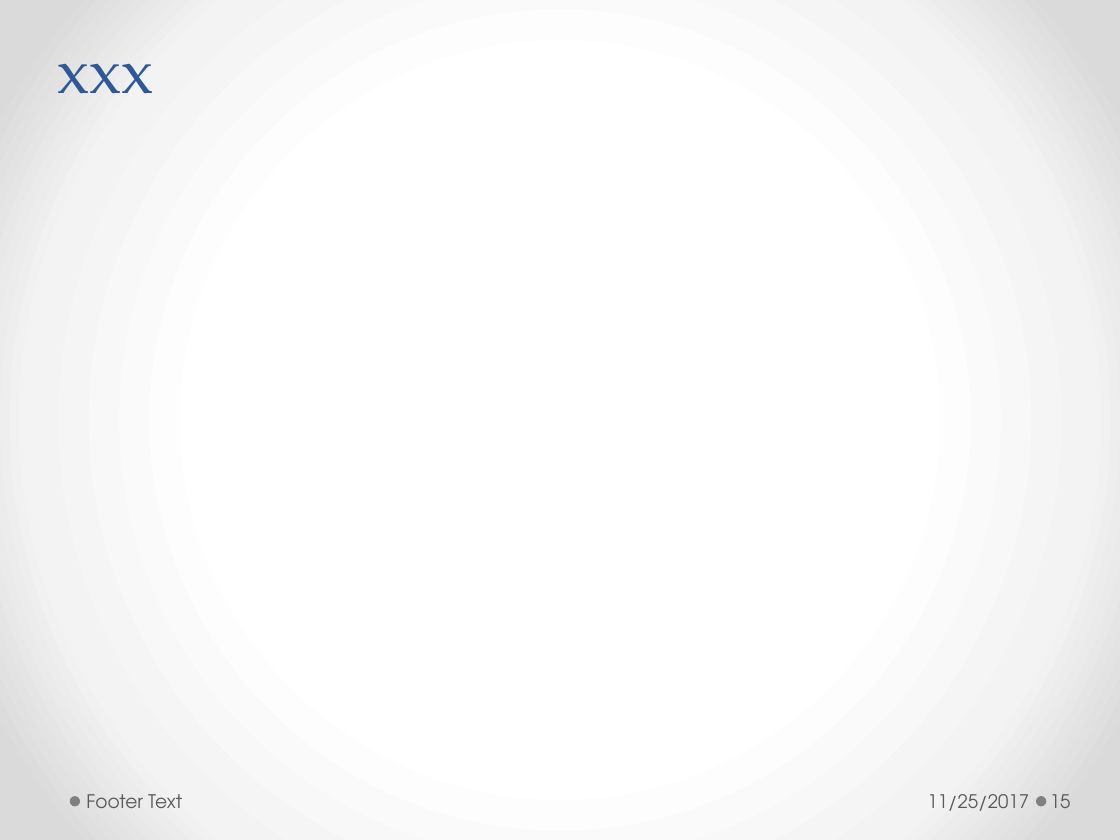
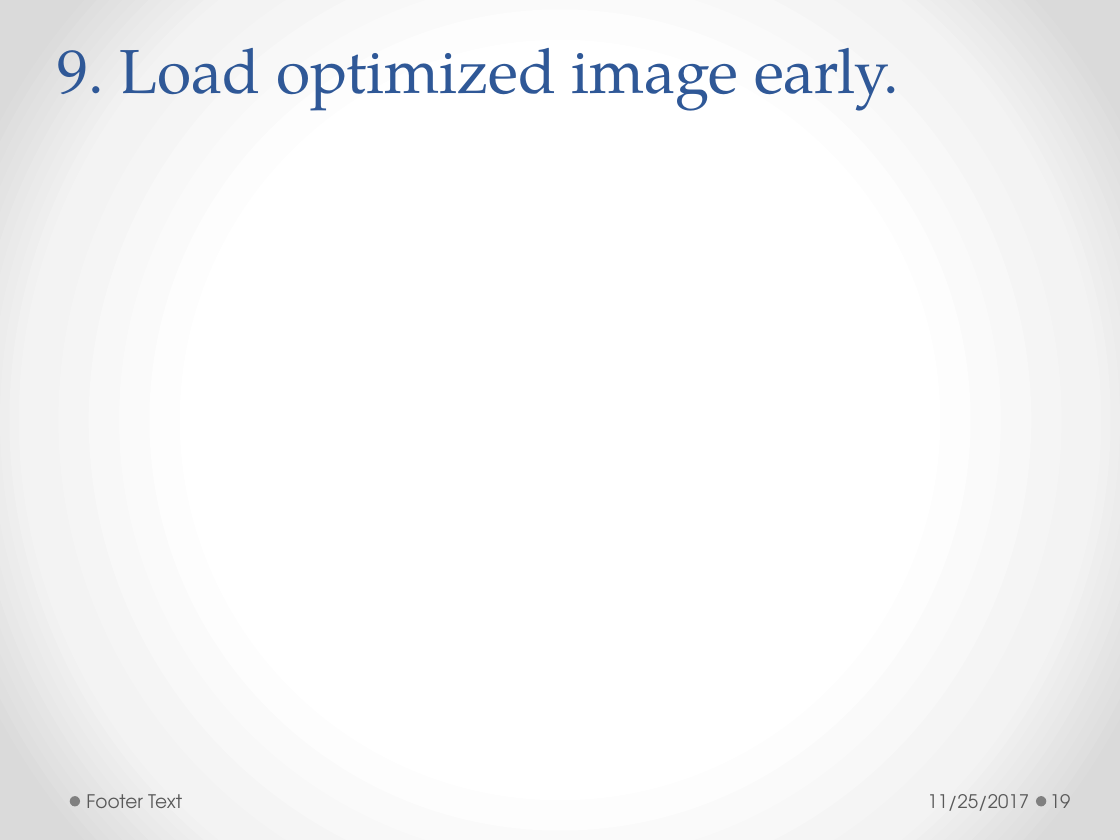
Before and after one commit to h-t-tran/brown, a slide deck: slide 19 of web-pg-performance/webpgperformance.pptx (slide 15 before the commit). Drawn at 1120x840 pixels with LibreOffice and Linux fonts; fonts in the diff are those of the drawing. Boxes give left, top, right and bottom in pixels: in the first picture for what was removed or moved away, otherwise in the second. Text is boxed around its words. In the diff, an @@ line names an element or a change of style, - is before the commit and + after.

Commit message:
update  slides

```diff
--- a/web-pg-performance/webpgperformance.pptx
+++ b/web-pg-performance/webpgperformance.pptx
@@ title at bbox=[58, 48, 899, 111]: text changed @@
-xxx
+9. Load optimized image early.
@@ page number at bbox=[1050, 794, 1071, 808]: text changed @@
-15
+19
```
Also in this commit, not shown: 1 other slide changed, 5 slides added, 1 other file.
